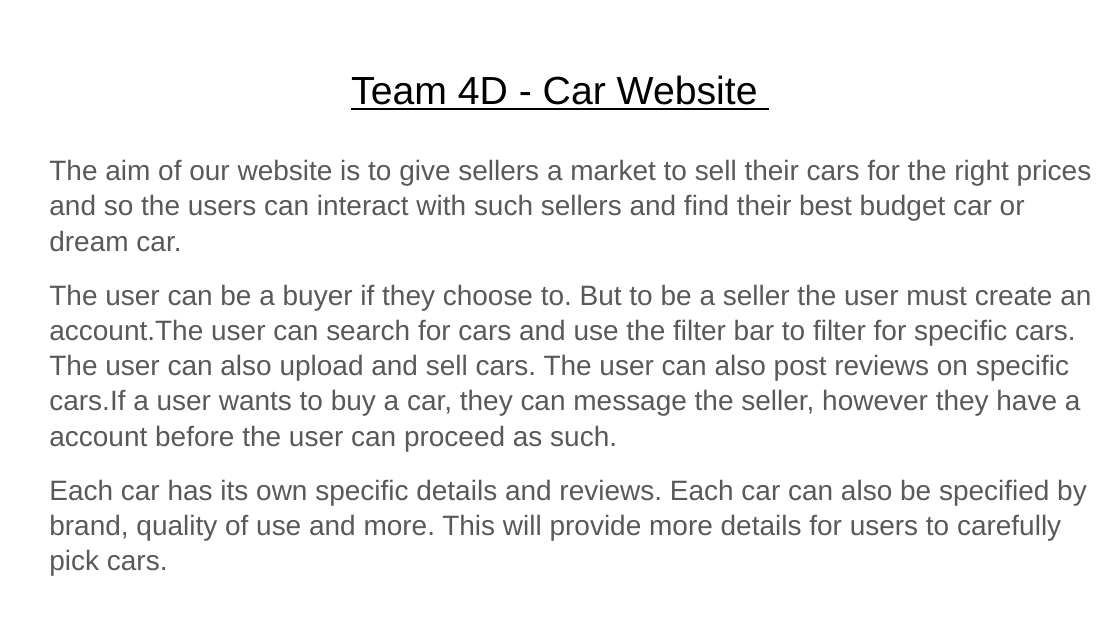
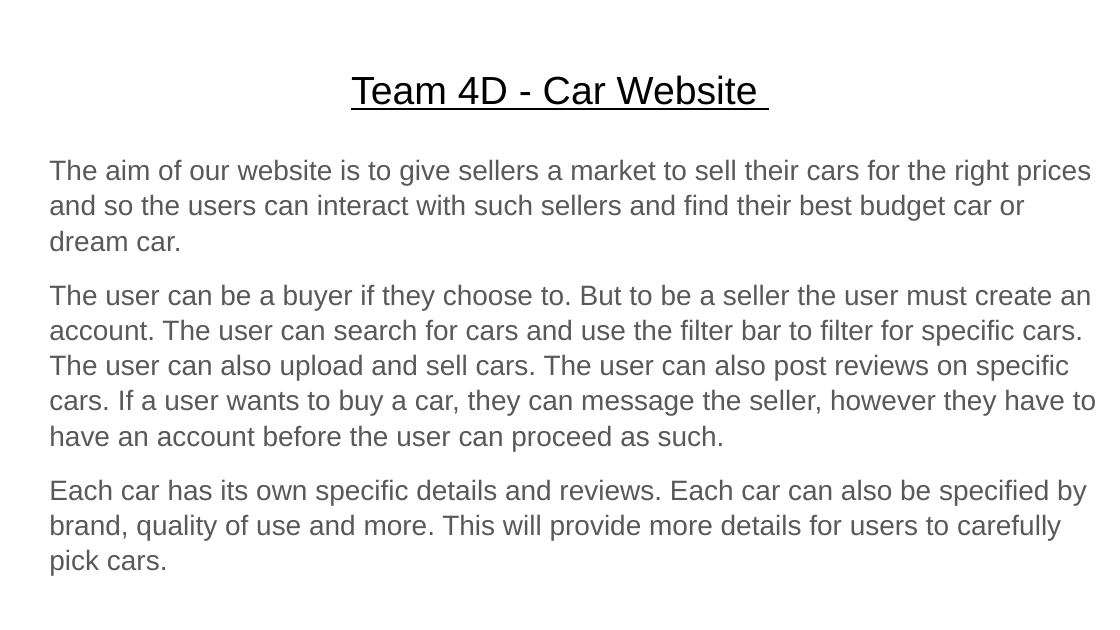
Before and after one commit to AndreiGhita2002/WAD_Car_Market, a slide deck: slide 2 of Design Specification.pptx. Drawn at 1120x630 pixels with LibreOffice and Linux fonts; fonts in the diff are those of the drawing. Boxes give left, top, right and bottom in pixels: in the first picture for what was removed or moved away, otherwise in the second. Text is boxed around its words. In the diff, an @@ line names an element or a change of style, - is before the commit and + after.

```diff
--- a/Design Specification.pptx
+++ b/Design Specification.pptx
@@ text at (x1=49, y1=284, x2=1096, y2=451): text changed @@
-The user can be a buyer if they choose to. But to be a seller the user must create an account.The user can search for cars and use the filter bar to filter for specific cars. The user can also upload and sell cars. The user can also post reviews on specific cars.If a user wants to buy a car, they can message the seller, however they have a account before the user can proceed as such.
+The user can be a buyer if they choose to. But to be a seller the user must create an account. The user can search for cars and use the filter bar to filter for specific cars. The user can also upload and sell cars. The user can also post reviews on specific cars. If a user wants to buy a car, they can message the seller, however they have to have an account before the user can proceed as such.
```
Also in this commit, not shown: 1 other slide changed, 1 slide added, 1 slide removed.
